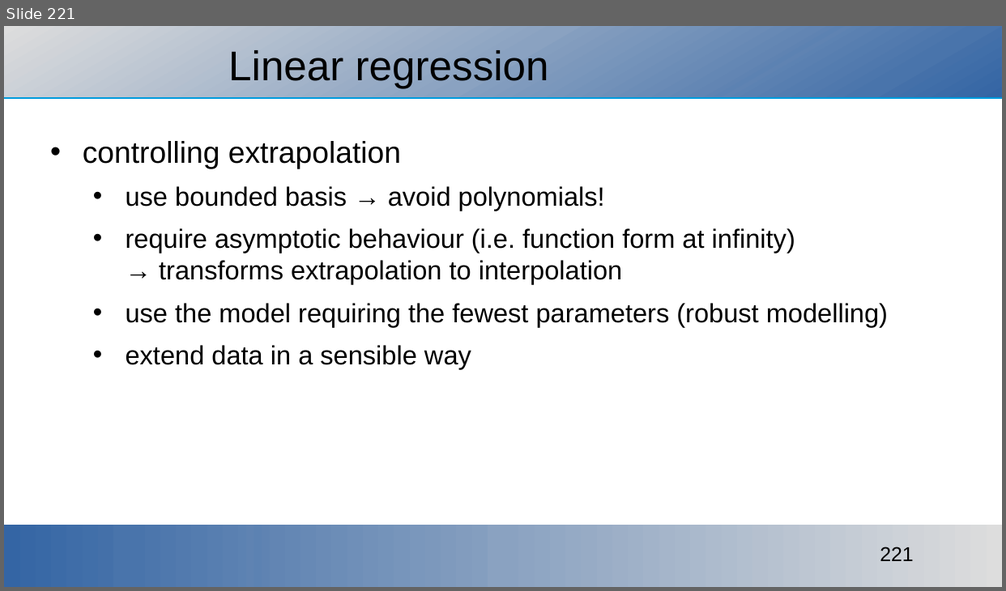
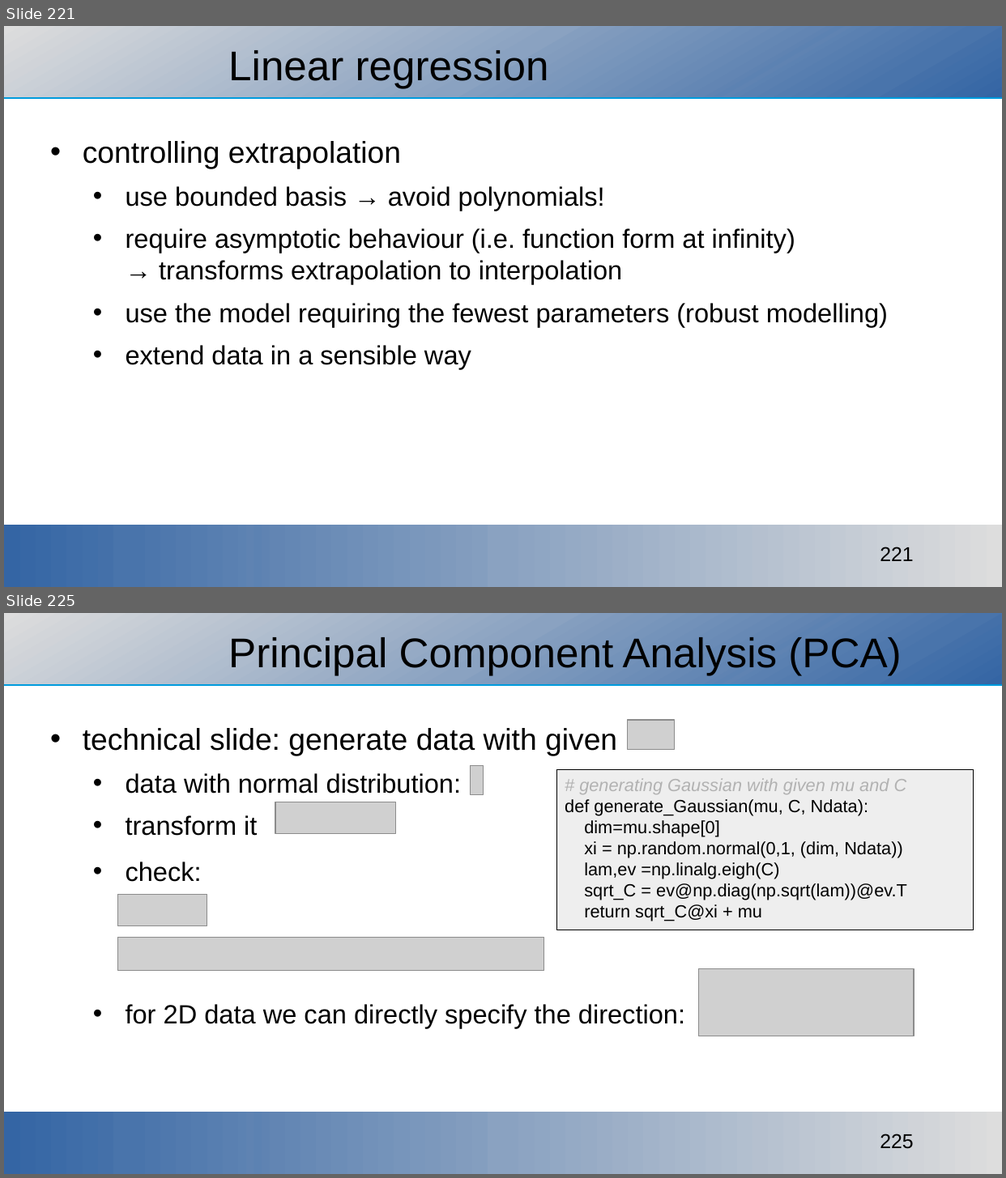
Before and after one commit to ajakovac/ML-in-Practice-I, a slide deck: ML in practice.odp. Shown one above the other, each under a label of ours: slide 221 before the commit, slides 221 and 225 after it; the slides between them are not shown. The pictures are 1006x591 and 1006x1178 pixels, drawn with LibreOffice and Linux fonts; fonts in the diff are those of the drawing; grey boxes stand for pictures; background and template pictures are left out. Boxes give left, top, right and bottom in pixels: in the first picture for what was removed or moved away, otherwise in the second. Text is boxed around its words. In the diff, an @@ line names an element or a change of style, - is before the commit and + after.

```diff
--- a/ML in practice.odp
+++ b/ML in practice.odp
@@ slide 225 added at (4,613,1002,1174), background #FFFFFF; not listed: 3 template elements that a slide beside it also shows @@
@@ title added at (228,637,901,675), 33 pt, text #000000 @@
+Principal Component Analysis (PCA)
@@ text added at (83,728,685,1029), 21 pt, text #000000 @@
+• technical slide: generate data with given
+  • data with normal distribution:
+  • transform it
+  • check:
+  • for 2D data we can directly specify the direction:
@@ picture added at (628,720,675,749) @@
@@ picture added at (471,765,483,794) @@
@@ rectangle added at (556,769,974,930), fill #EEEEEE, outline #000000 0.51 pt, 14 pt, text #000000 @@
+# generating Gaussian with given mu and C
+def generate_Gaussian(mu, C, Ndata):
+dim=mu.shape[0]
+xi = np.random.normal(0,1, (dim, Ndata))
+lam,ev =np.linalg.eigh(C)
+sqrt_C = ev@np.diag(np.sqrt(lam))@ev.T
+return sqrt_C@xi + mu
@@ picture added at (275,803,396,834) @@
@@ picture added at (118,895,206,926) @@
@@ picture added at (118,937,543,971) @@
@@ picture added at (700,969,914,1037) @@
```
Also in this commit, not shown: 3 slides changed, 8 other slides added, 1 slide removed, 9 other files.
